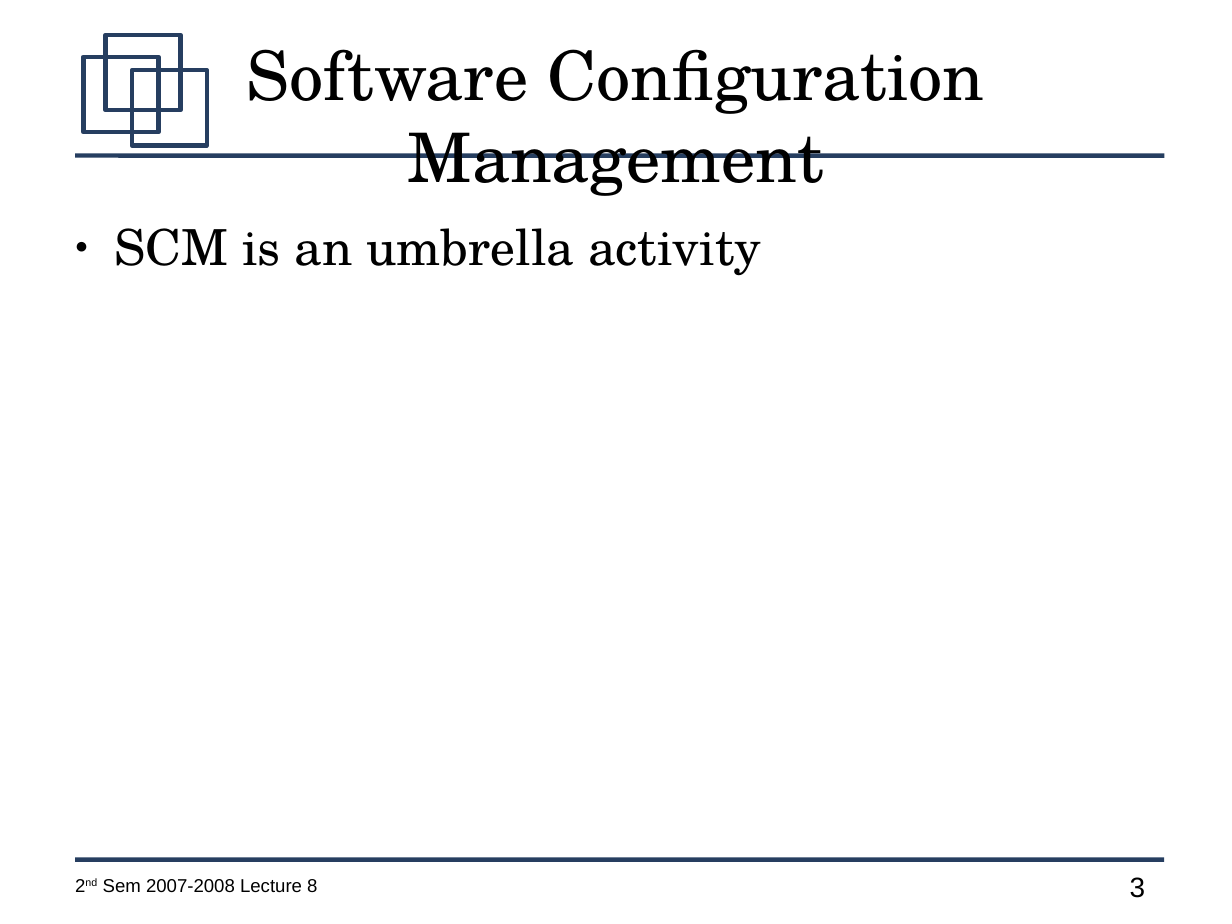
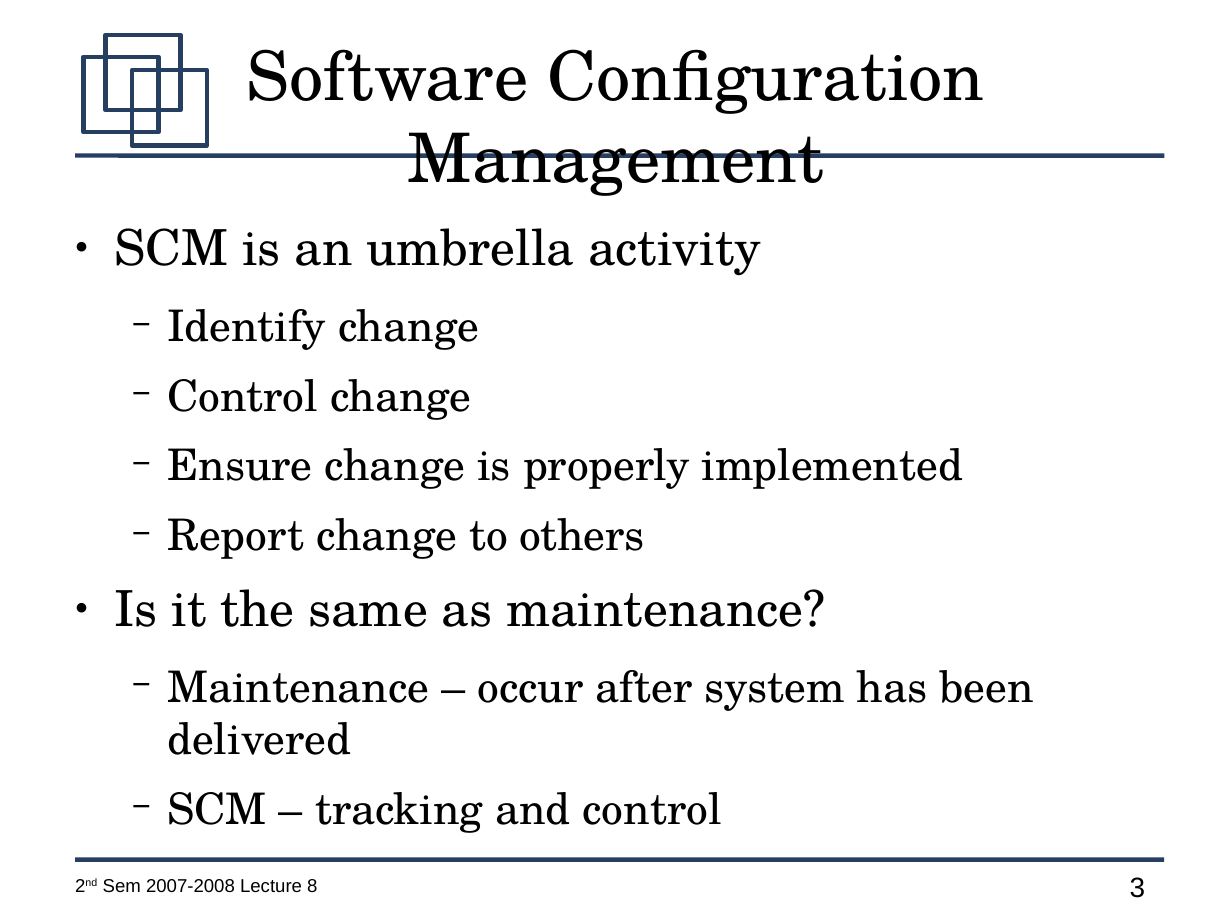
Before and after one commit to jachermocilla/jach-homepage, a slide deck: slide 3 of CMSC128-2nd-Sem-2007-L8.odp. Drawn at 1232x924 pixels with LibreOffice and Linux fonts; fonts in the diff are those of the drawing. Boxes give left, top, right and bottom in pixels: in the first picture for what was removed or moved away, otherwise in the second. Text is boxed around its words. In the diff, an @@ line names an element or a change of style, - is before the commit and + after.

```diff
--- a/CMSC128-2nd-Sem-2007-L8.odp
+++ b/CMSC128-2nd-Sem-2007-L8.odp
@@ text at box(114, 309, 1034, 833): paragraphs added @@
+  − Identify change
+  − Control change
+  − Ensure change is properly implemented
+  − Report change to others
+● Is it the same as maintenance?
+  − Maintenance – occur after system has been delivered
+  − SCM – tracking and control
```
Also in this commit, not shown: 1 other slide changed, 20 slides added, 1 slide removed.
